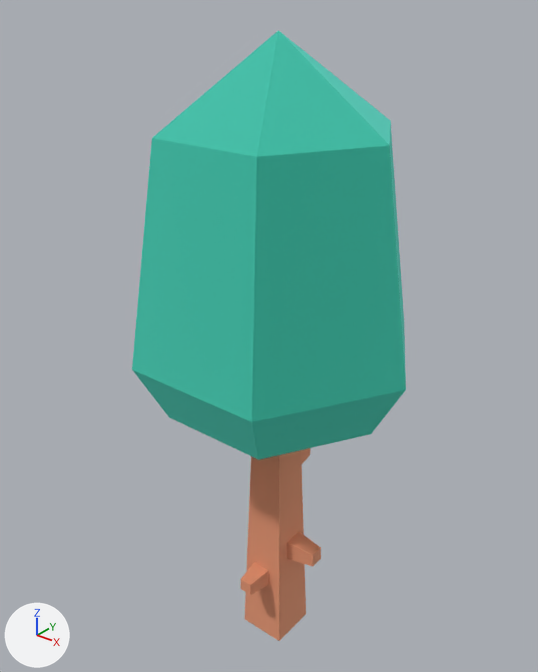
Renders of the glTF model public/models/kenney-nature/tree_default.glb from each side of a commit.
Camera for both pictures: a camera (50 mm lens) standing at (1.064, -1.363, 1.766) and looking at (-0.046, 0.026, 0.905). Every picture has the same lights, and +X, +Y and +Z are marked at lower left. The picture after the commit comes second. Where no turn or scale is listed for an object, it has been applied to the vertices.

The first picture shows 'tree_default'.
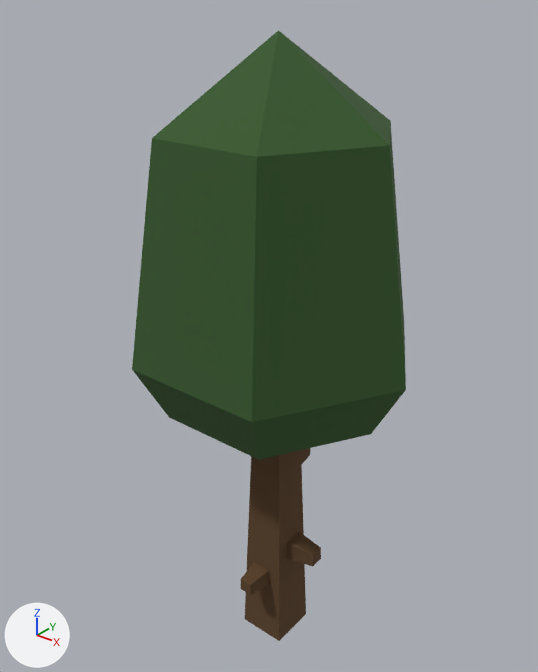
Location of each change, [x1, y1, x2, y2] in pixels of the pictures (538 x 672 px):
'tree_default', recoloured, surface changed (cyan to dark green): [132, 30, 406, 641] in both

What changed in the scene script:
```text
Change mat_woodbark:
    mat_woodbark.metallic: 1.0 -> 0.0
    mat_woodbark.base_color: (0.886, 0.514, 0.341) -> (0.105, 0.0529, 0.0194)  # beige #f2be9e -> brown #5b4126
Change mat_leafsgreen:
    mat_leafsgreen.metallic: 1.0 -> 0.0
    mat_leafsgreen.base_color: (0.161, 0.788, 0.671) -> (0.0382, 0.0999, 0.0252)  # cyan #70e6d6 -> dark green #37592c
```
